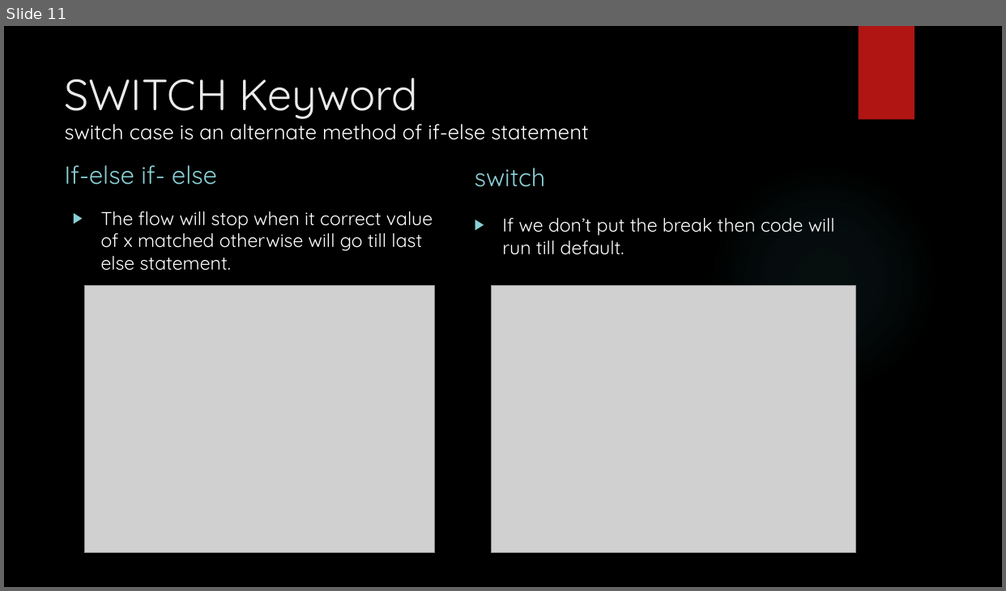
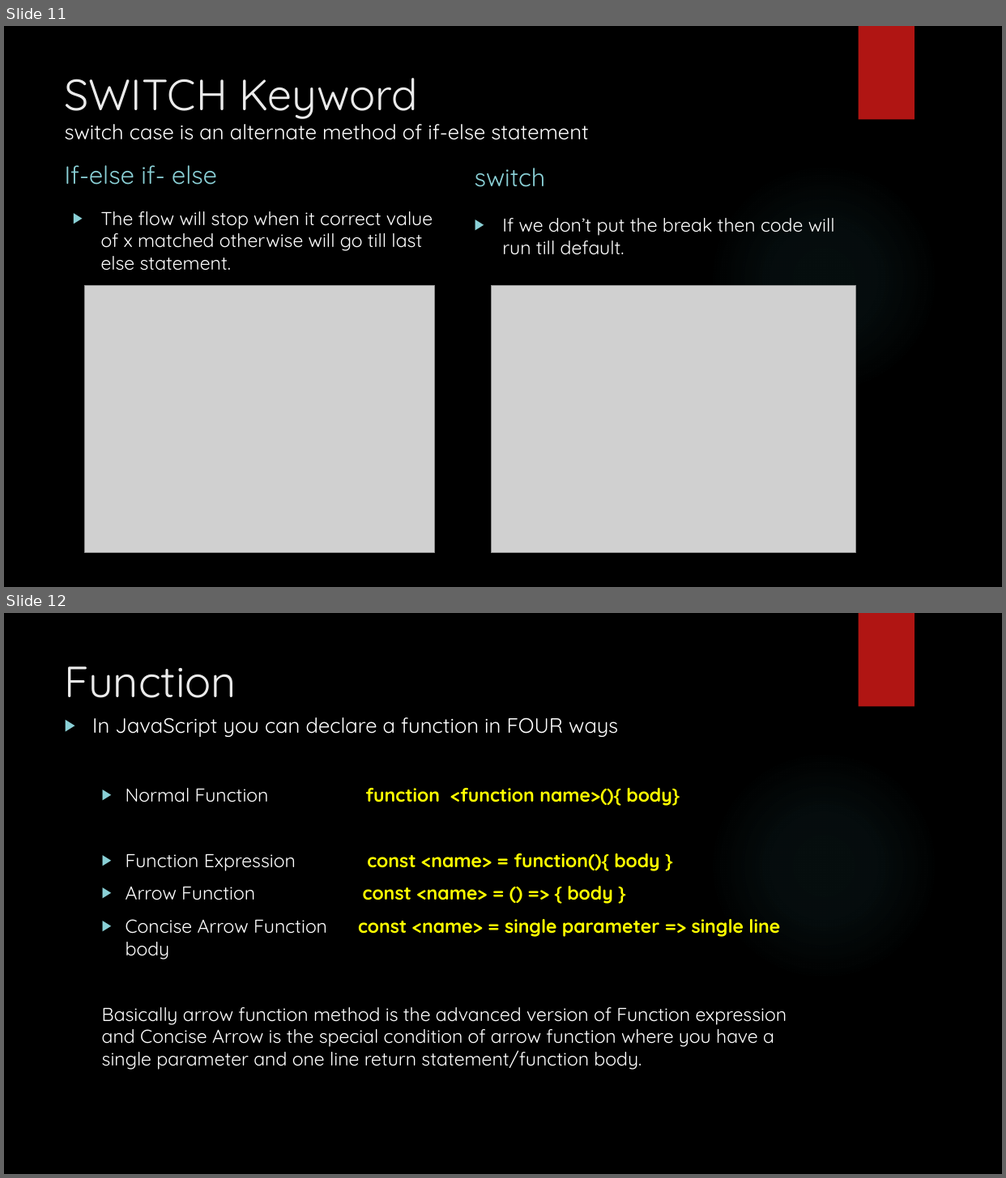
Before and after one commit to git-chinmay/my-JavaScript, a slide deck: JAVASCRPT.pptx. Shown one above the other, each under a label of ours: slide 11 before the commit, slides 11 and 12 after it. The pictures are 1006x591 and 1006x1178 pixels, drawn with LibreOffice and Linux fonts; fonts in the diff are those of the drawing; grey boxes stand for pictures; background and template pictures are left out. Boxes give left, top, right and bottom in pixels: in the first picture for what was removed or moved away, otherwise in the second. Text is boxed around its words. In the diff, an @@ line names an element or a change of style, - is before the commit and + after.

Commit message:
Added Function and Array to PPT

```diff
--- a/JAVASCRPT.pptx
+++ b/JAVASCRPT.pptx
@@ slide 12 added at (x1=4, y1=613, x2=1002, y2=1174), background picture (left out); not listed: 2 template elements that a slide beside it also shows @@
@@ title added at (x1=65, y1=666, x2=236, y2=698), 42 pt, text #EBEBEB @@
+Function
@@ text added at (x1=92, y1=717, x2=787, y2=1070), 18 pt, text #FFFFFF @@
+▶ In JavaScript you can declare a function in FOUR ways
+  ▶ Normal Function function <function name>(){ body}
+  ▶ Function Expression const <name> = function(){ body }
+  ▶ Arrow Function const <name> = () => { body }
+  ▶ Concise Arrow Function const <name> = single parameter => single line body
+  Basically arrow function method is the advanced version of Function expression and Concise Arrow is the special condition of arrow function where you have a single parameter and one line return statement/function body.
```
Also in this commit, not shown: 3 other slides added.
